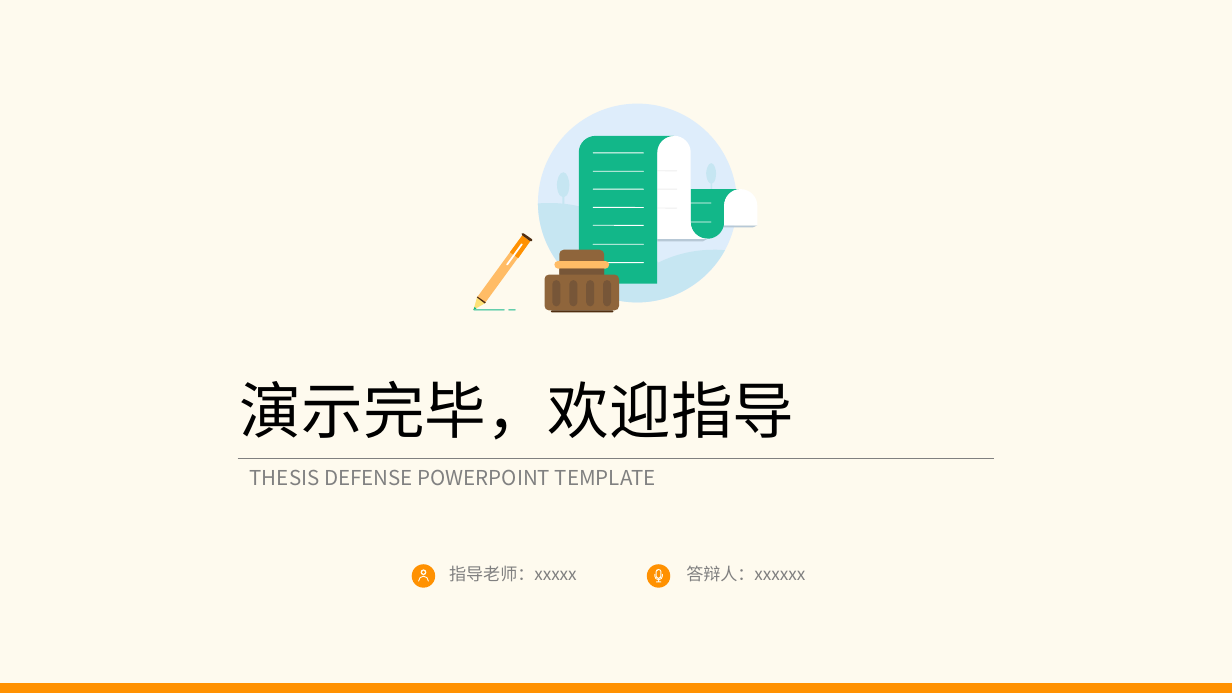
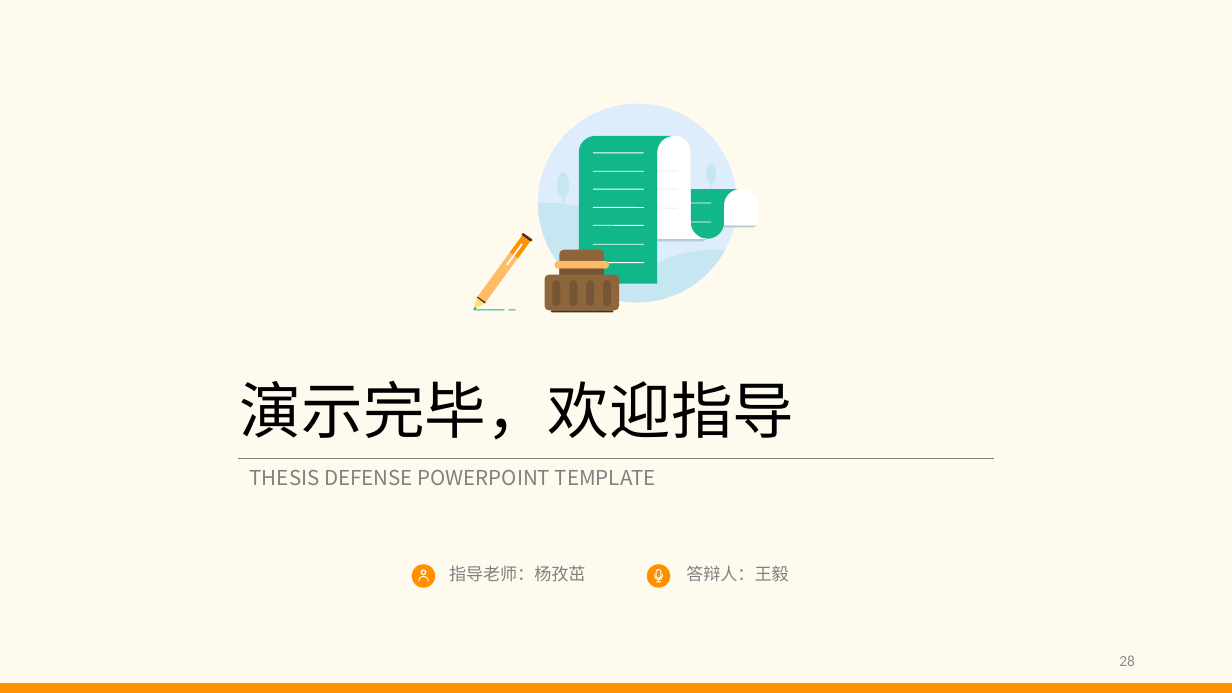
Before and after one commit to king1314okok/littlejsDesign, a slide deck: slide 28 of littleJS/论文/021115213 王毅 答辩PPT.pptx (slide 27 before the commit). Drawn at 1232x693 pixels with LibreOffice and Linux fonts; fonts in the diff are those of the drawing. Boxes give left, top, right and bottom in pixels: in the first picture for what was removed or moved away, otherwise in the second. Text is boxed around its words. In the diff, an @@ line names an element or a change of style, - is before the commit and + after.

```diff
--- a/littleJS/论文/021115213 王毅 答辩PPT.pptx
+++ b/littleJS/论文/021115213 王毅 答辩PPT.pptx
@@ text at <box>449,565,585,582</box>: text changed @@
-指导老师：xxxxx
+指导老师：杨孜茁
@@ text at <box>686,565,788,582</box>: text changed @@
-答辩人：xxxxxx
+答辩人：王毅
@@ page number added at <box>1119,655,1135,666</box>, 9 pt, text #8C8C8C @@
+28
```
Also in this commit, not shown: 11 other slides changed, 16 slides added, 16 slides removed.
